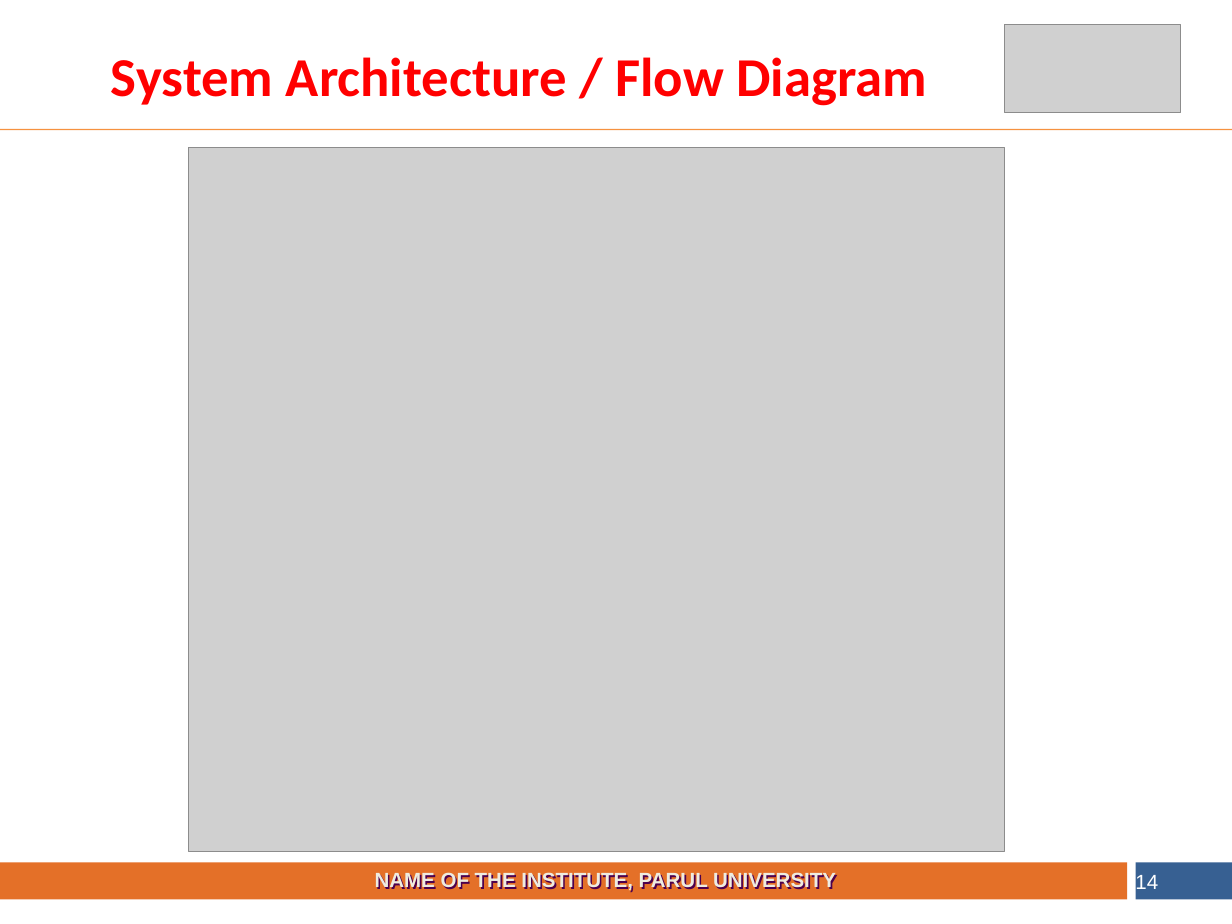
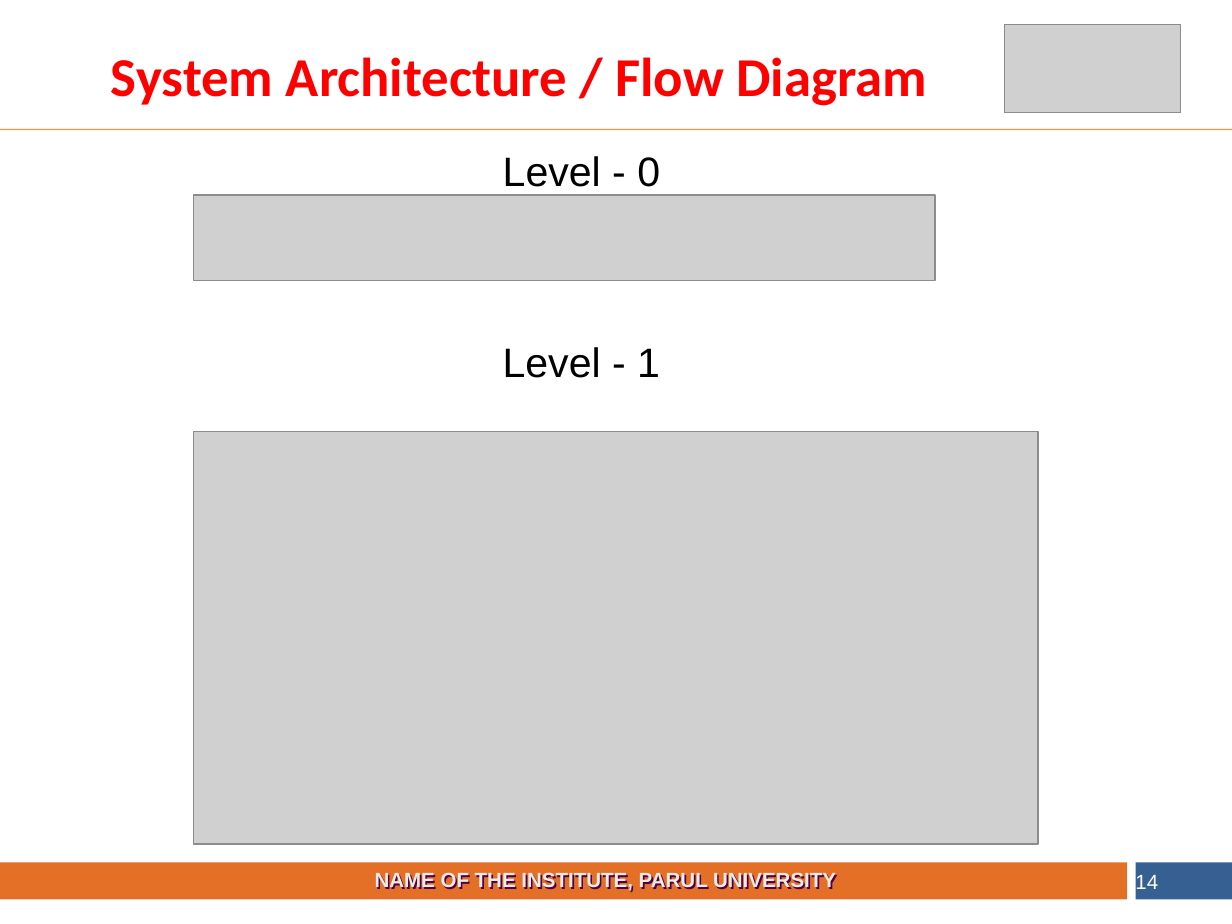
Before and after one commit to Sathvik5647/TripSmart, a slide deck: slide 14 of Budget_Backbacker_Network.ppt. Drawn at 1232x924 pixels with LibreOffice and Linux fonts; fonts in the diff are those of the drawing; grey boxes stand for pictures. Boxes give left, top, right and bottom in pixels: in the first picture for what was removed or moved away, otherwise in the second. Text is boxed around its words. In the diff, an @@ line names an element or a change of style, - is before the commit and + after.

```diff
--- a/Budget_Backbacker_Network.ppt
+++ b/Budget_Backbacker_Network.ppt
@@ text added at box(503, 156, 660, 187), 24 pt, text #000000 @@
+Level - 0
@@ picture: place and size @@
-picture at box(188, 148, 1004, 851)
+picture at box(193, 195, 935, 280)
@@ text added at box(503, 347, 660, 378), 24 pt, text #000000 @@
+Level - 1
@@ picture added at box(193, 431, 1037, 844) @@
```
Also in this commit, not shown: 10 other slides changed, 1 slide added, 6 other files.
